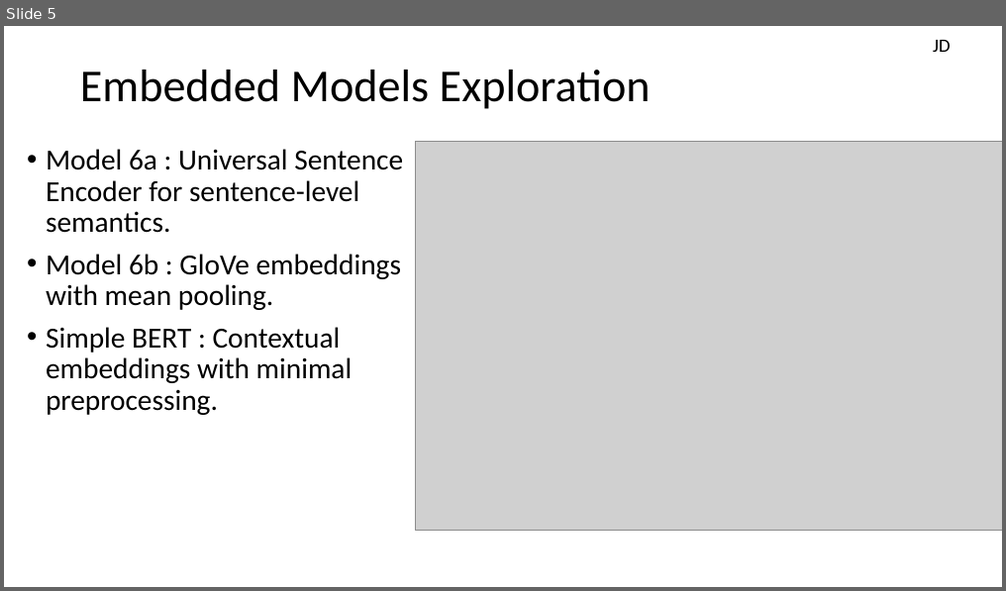
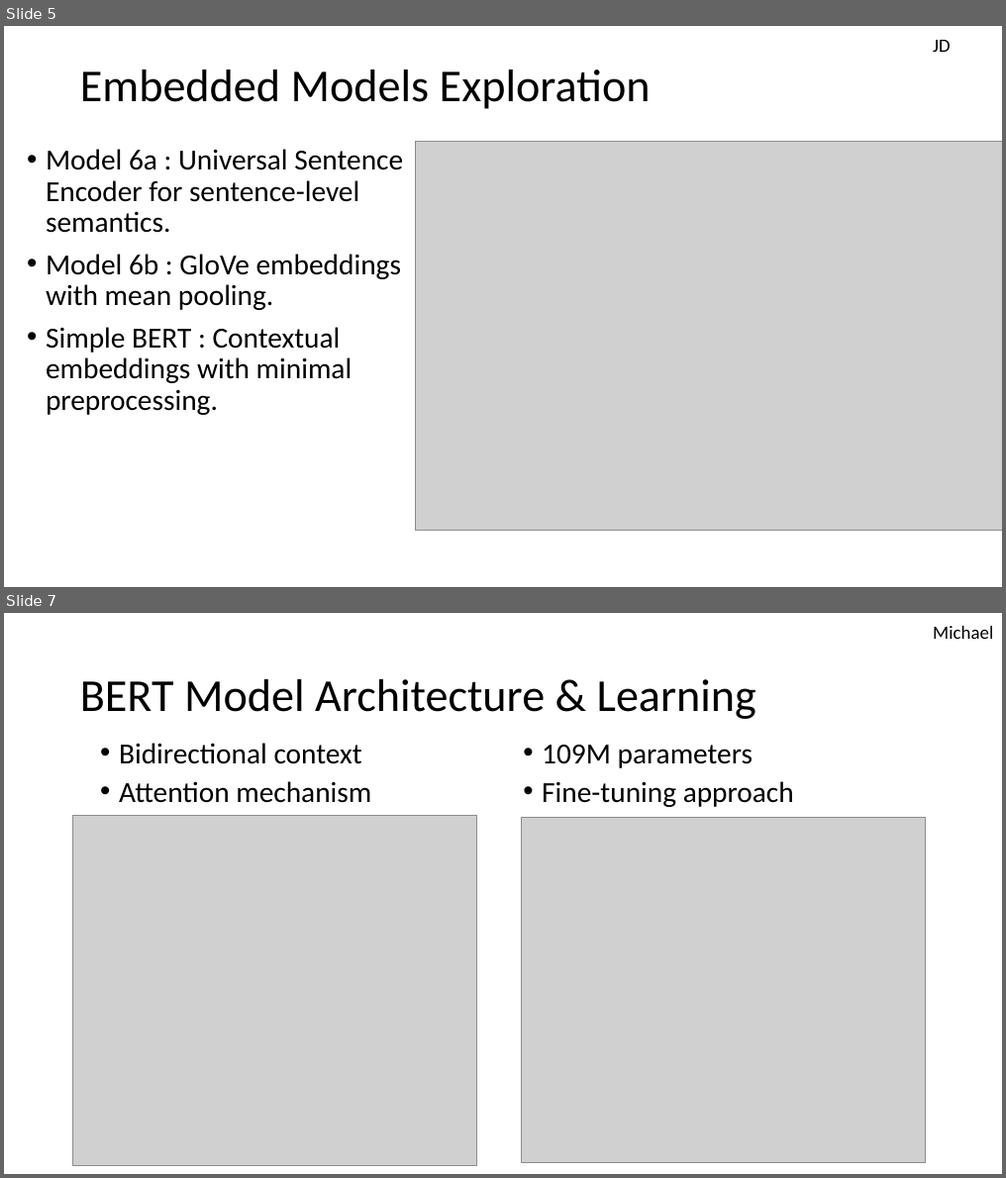
Before and after one commit to JeanDenisD/project-nlp-challenge, a slide deck: g2_presentation.pptx. Shown one above the other, each under a label of ours: slide 5 before the commit, slides 5 and 7 after it; the slides between them are not shown. The pictures are 1006x591 and 1006x1178 pixels, drawn with LibreOffice and Linux fonts; fonts in the diff are those of the drawing; grey boxes stand for pictures. Boxes give left, top, right and bottom in pixels: in the first picture for what was removed or moved away, otherwise in the second. Text is boxed around its words. In the diff, an @@ line names an element or a change of style, - is before the commit and + after.

Commit message:
Updated slides for full BERT

```diff
--- a/g2_presentation.pptx
+++ b/g2_presentation.pptx
@@ slide 7 added at (4, 613, 1002, 1174), background #FFFFFF @@
@@ text added at (933, 626, 993, 639), 18 pt, text #000000 @@
+Michael
@@ title added at (80, 679, 756, 719), 44 pt, text #000000 @@
+BERT Model Architecture & Learning
@@ text added at (119, 743, 794, 807), 28 pt, text #000000 @@
+• Bidirectional context
+• Attention mechanism
+• 109M parameters
+• Fine-tuning approach
@@ picture added at (73, 815, 477, 1166) @@
@@ picture added at (522, 817, 926, 1163) @@
```
Also in this commit, not shown: 1 slide changed, 1 other slide added, 2 slides removed.
